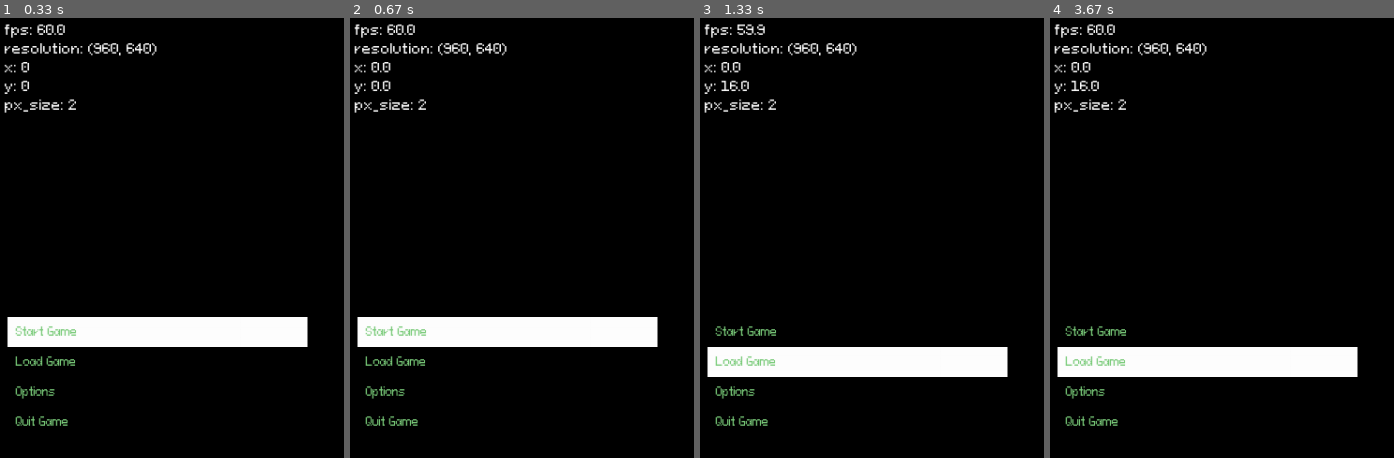
Above: before the commit, frames 1-4 (left to right).
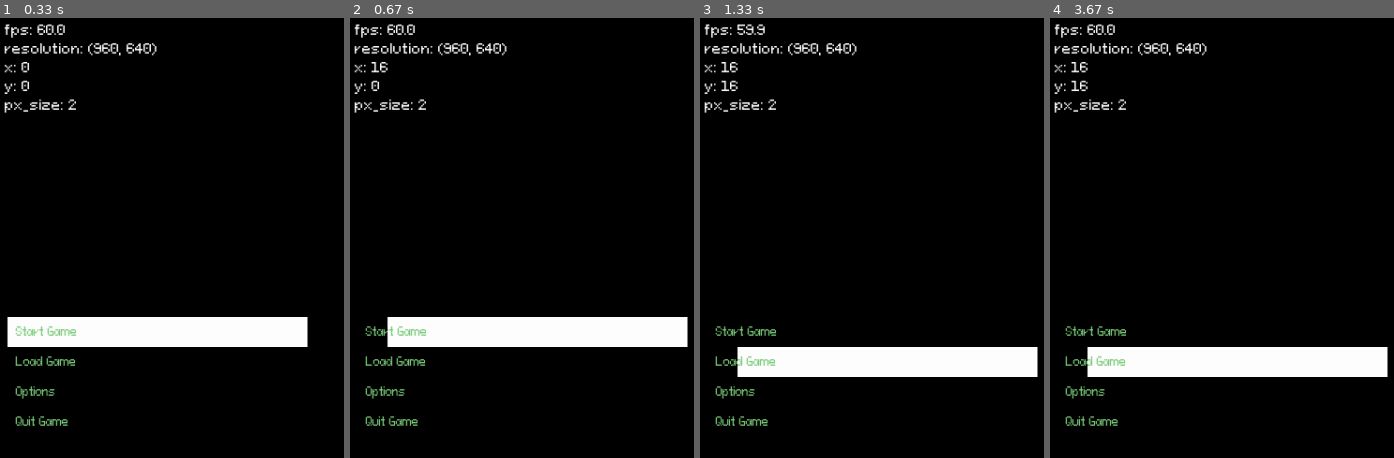
Above: after the commit, the same moments.

Repository: kritserv/rpg-maker-style-top-down-game-template
Game: pygame game, started from main.py
The game is run twice, just before and just after one commit, with the same random seed, the same clock (stepped at 60 frames per second) and the same inputs.
Inputs:
- Up to frame 1 (0.33 s): no input
- Up to frame 2 (0.67 s): hold Right from 0.33 s (still down)
- Up to frame 3 (1.33 s): release Right at 0.8 s; hold Up 0.83-1.13 s; hold Right from 1.17 s (still down)
- Up to frame 4 (3.67 s): release Right at 1.63 s; hold Left 1.67-2.2 s; hold Down 2.23-2.53 s; hold Left 2.57-2.97 s; hold Up 3-3.37 s; hold Right from 3.4 s (still down)

Frame 1 is identical in both runs. In frame 2, 1.4% of the frame differs, in the area x 2-99%, y 10-75%; in frame 3, 1.4%; in frame 4, 1.4%.

Commit message:
allow horizontal movement in Cursor & add left and right border to Menu

Diff:
--- a/src/entity/cursor.py
+++ b/src/entity/cursor.py
@@ -28,13 +28,13 @@
 		self.transformed_rects = correct_all_rect(self, pixel_size)
 
 	def draw(self, pixel_size):
-		pg.draw.rect(self.screen, white, pg.Rect(8, (self.pos[1]*pixel_size)+self.y, self.original_width*pixel_size, self.original_height*pixel_size))
+		pg.draw.rect(self.screen, white, pg.Rect(8+(self.pos[0]*pixel_size), (self.pos[1]*pixel_size)+self.y, self.original_width*pixel_size, self.original_height*pixel_size))
 
 	def update(self, dt, key):
 		dx, dy = calculate_movement(self, key)
 
 		if self.key_presed:
-			move(self.pos, 0, dy, dt, self.speed)
+			move(self.pos, dx, dy, dt, self.speed)
 
 		if not self.key_presed:
 
--- a/src/entity/menu.py
+++ b/src/entity/menu.py
@@ -8,13 +8,16 @@
 		self.buttons = []
 		self.button_dicts = {}
 		self.plus_value = 10
+		self.columns = 2
 
 	def calculate_menu_obs_pos(self):
 		self.top = -32
-		top = [-16, self.top, 16, 16]
+		top = [-16, self.top, 16*self.columns, 16]
 		self.bottom = (len(self.buttons) - 1) * 16
-		bottom = [-16, self.bottom, 16, 16]
-		self.cursor.obs = [top, bottom]
+		bottom = [-16, self.bottom, 16*self.columns, 16]
+		left = [-32, self.top, 16, self.bottom + 48]
+		right = [16*(self.columns-1), self.top, 16, self.bottom + 48]
+		self.cursor.obs = [top, bottom, left, right]
 		self.cursor.calculate_obs_pos()
 
 	def calculate_button_pos(self):
@@ -54,9 +57,9 @@
 					selected = self.button_dicts[button_pos]
 
 		if key[pg.K_UP] and self.cursor.pos[1] == 0:
-				self.cursor.pos[1] = self.bottom + self.plus_value
+			self.cursor.pos[1] = self.bottom + self.plus_value
 
 		elif key[pg.K_DOWN] and self.cursor.pos[1] == self.bottom:
-				self.cursor.pos[1] = 0 - self.plus_value
+			self.cursor.pos[1] = 0 - self.plus_value
 
 		return selected
